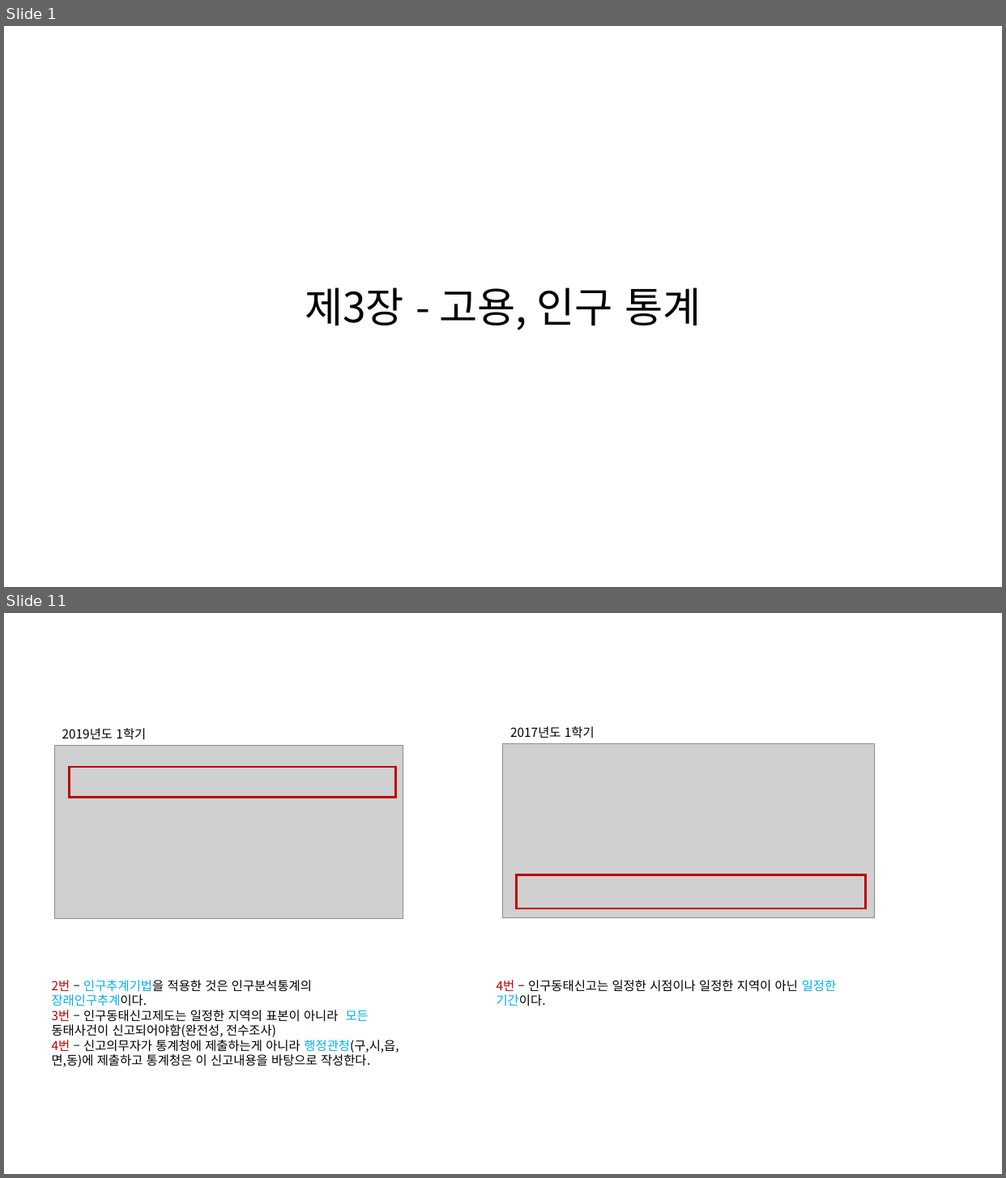
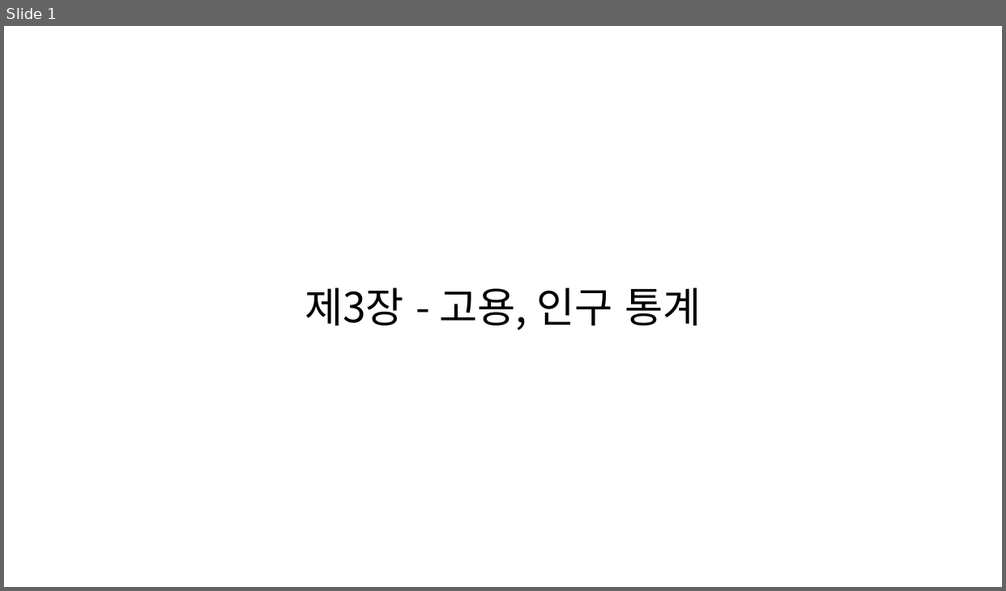
Before and after one commit to KNOU-STUDY/KNOU-UNDERSTANDING-NATIONAL-STATISTICS, a slide deck: previous_question/3장-고용,임금 통계.pptx. Shown one above the other, each under a label of ours: slides 1 and 11 before the commit, slide 1 after it; the slides between them are not shown. The pictures are 1006x1178 and 1006x591 pixels, drawn with LibreOffice and Linux fonts; fonts in the diff are those of the drawing; grey boxes stand for pictures. Boxes give left, top, right and bottom in pixels: in the first picture for what was removed or moved away, otherwise in the second. Text is boxed around its words. In the diff, an @@ line names an element or a change of style, - is before the commit and + after.

```diff
--- a/previous_question/3장-고용,임금 통계.pptx
+++ b/previous_question/3장-고용,임금 통계.pptx
@@ slide 11 removed at (4,613,1002,1174), background #FFFFFF @@
@@ text removed at (62,728,146,740) @@
-2019년도 1학기
@@ text removed at (510,726,594,739) @@
-2017년도 1학기
@@ picture removed at (55,746,403,918) @@
@@ picture removed at (503,744,876,918) @@
@@ rectangle removed at (69,766,395,797) @@
@@ rectangle removed at (516,875,866,909) @@
@@ text removed at (52,980,398,1067) @@
-2번 – 인구추계기법을 적용한 것은 인구분석통계의 장래인구추계이다.
-3번 – 인구동태신고제도는 일정한 지역의 표본이 아니라 모든 동태사건이 신고되어야함(완전성, 전수조사)
-4번 – 신고의무자가 통계청에 제출하는게 아니라 행정관청(구,시,읍,면,동)에 제출하고 통계청은 이 신고내용을 바탕으로 작성한다.
@@ text removed at (496,980,836,1007) @@
-4번 – 인구동태신고는 일정한 시점이나 일정한 지역이 아닌 일정한 기간이다.
```
Also in this commit, not shown: 2 slides changed, 10 slides added, 15 other slides removed.
